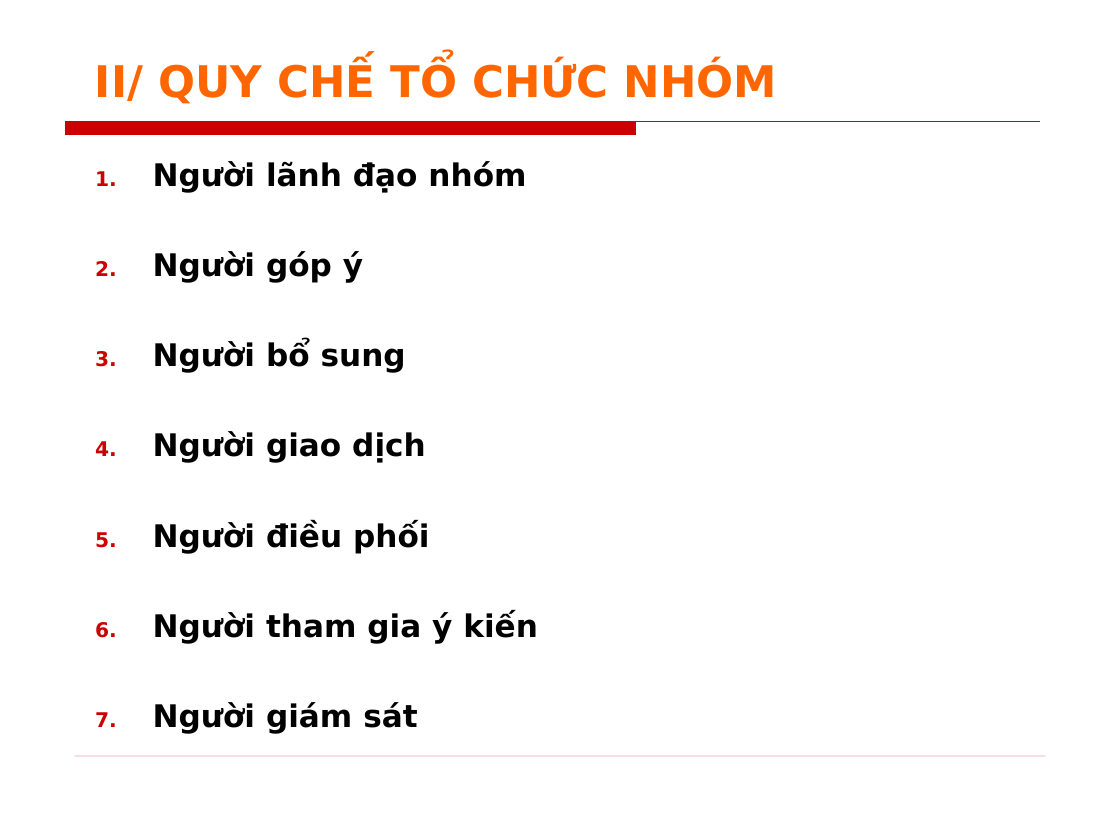
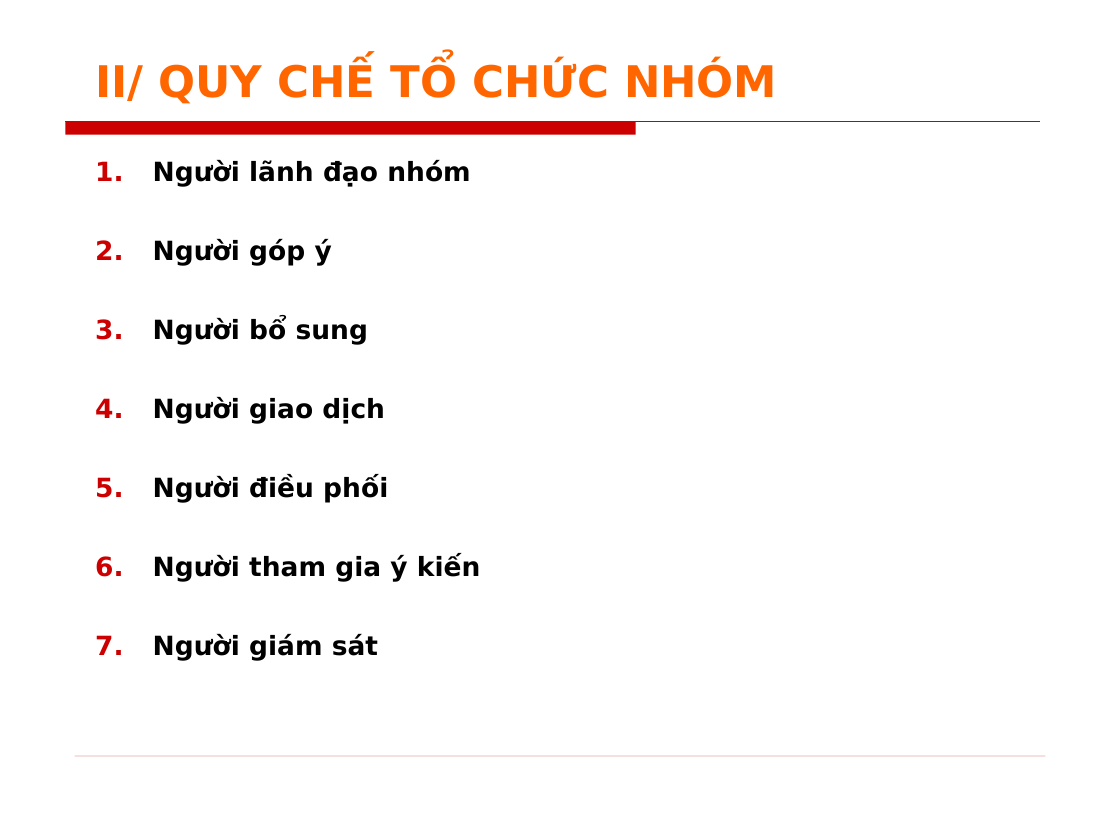
Before and after one commit to thanhitpro/nhom-lon-3-xay-dung-phan-mem-th08, a slide deck: slide 12 of Kĩ năng làm việc nhóm.ppt. Drawn at 1120x840 pixels with LibreOffice and Linux fonts; fonts in the diff are those of the drawing; background and template pictures are left out. Boxes give left, top, right and bottom in pixels: in the first picture for what was removed or moved away, otherwise in the second. Text is boxed around its words. In the diff, an @@ line names an element or a change of style, - is before the commit and + after.

```diff
--- a/Kĩ năng làm việc nhóm.ppt
+++ b/Kĩ năng làm việc nhóm.ppt
@@ text "Người lãnh đạo nhóm" at (153,160,480,661): size 20 to 17 pt @@
```
Also in this commit, not shown: 70 other slides changed.
